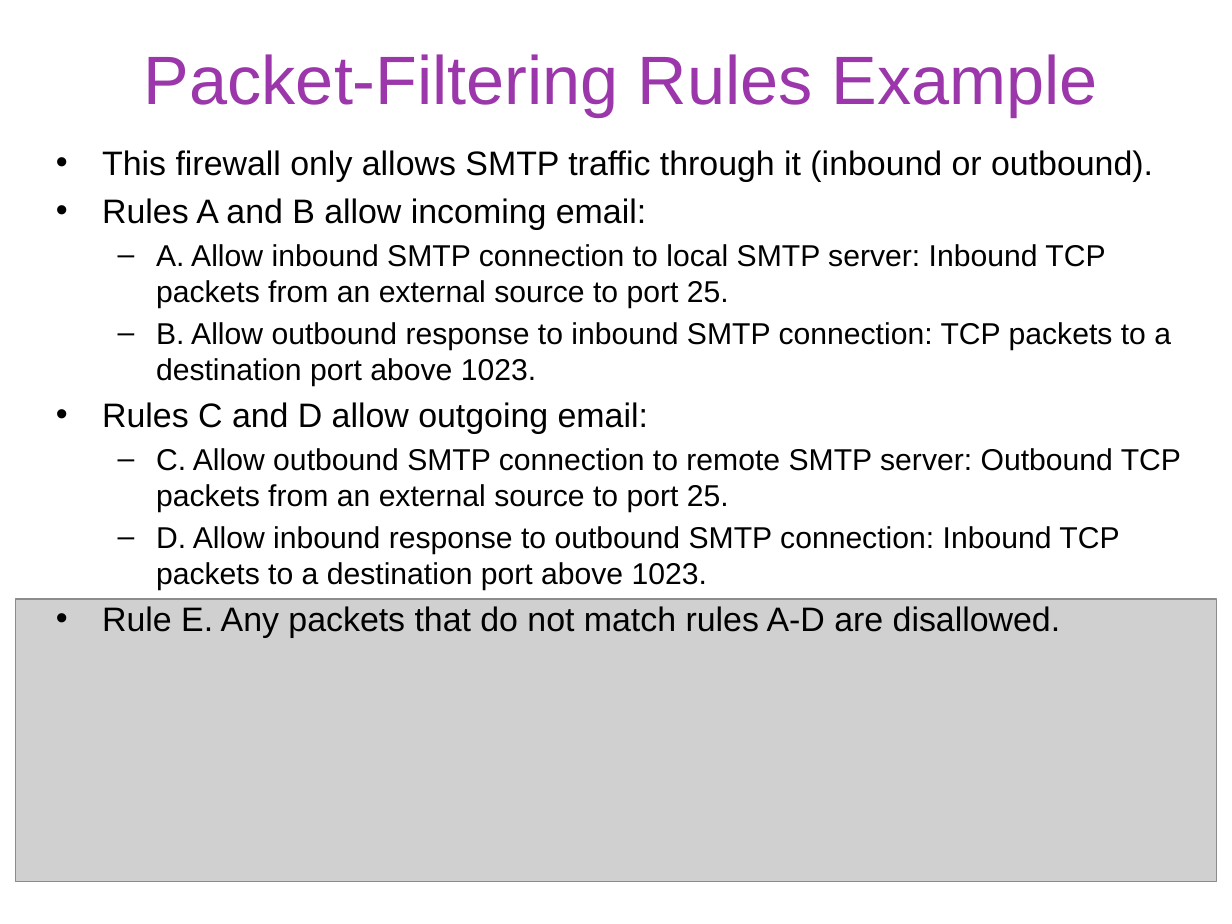
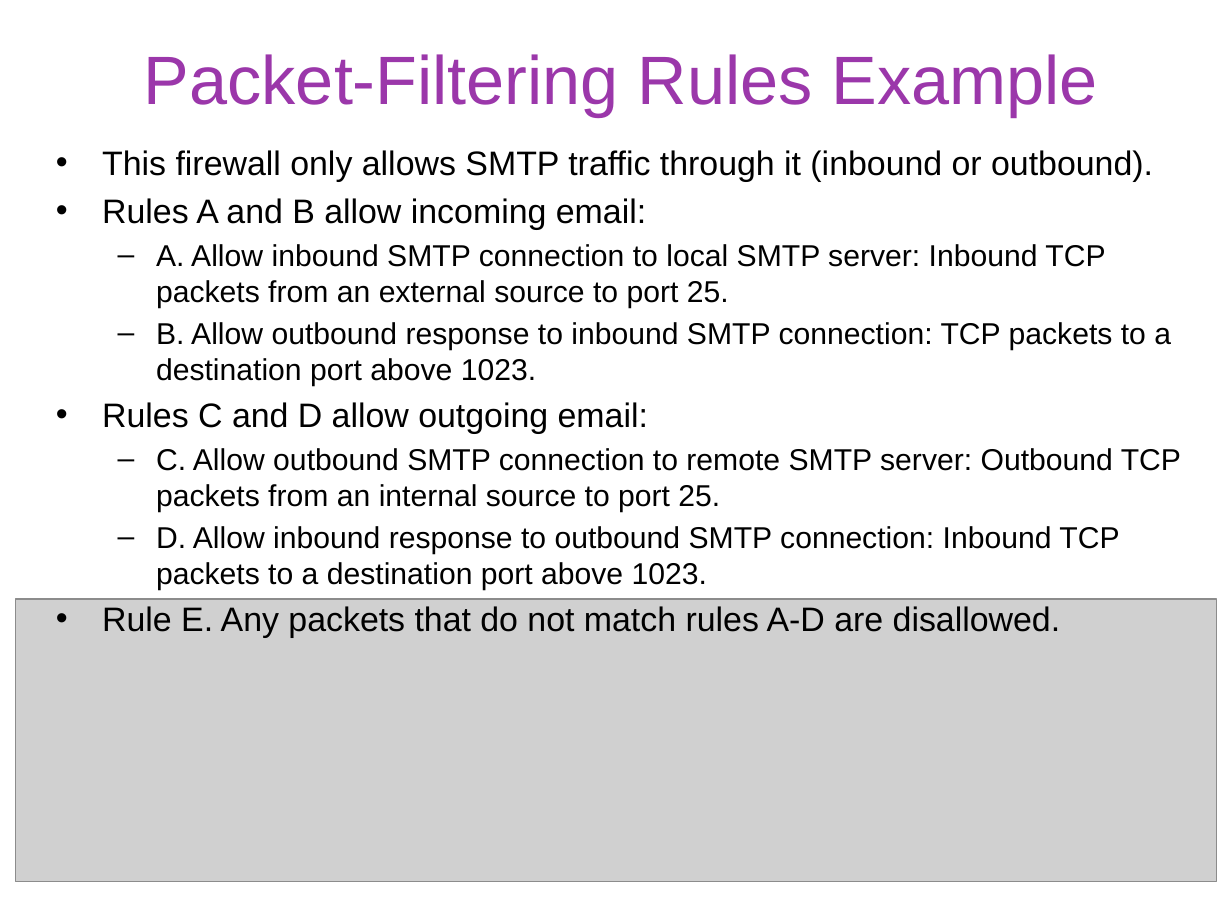
Before and after one commit to gulaoshi/gu.github.io, a slide deck: slide 11 of InfoSec/PPTs/L10-CH09-Firewalls and Intrusion Prevention.pptx. Drawn at 1232x924 pixels with LibreOffice and Linux fonts; fonts in the diff are those of the drawing; grey boxes stand for pictures. Boxes give left, top, right and bottom in pixels: in the first picture for what was removed or moved away, otherwise in the second. Text is boxed around its words. In the diff, an @@ line names an element or a change of style, - is before the commit and + after.

```diff
--- a/InfoSec/PPTs/L10-CH09-Firewalls and Intrusion Prevention.pptx
+++ b/InfoSec/PPTs/L10-CH09-Firewalls and Intrusion Prevention.pptx
@@ text at [156,448,1181,512]: text changed @@
-  – C. Allow outbound SMTP connection to remote SMTP server: Outbound TCP packets from an external source to port 25.
+  – C. Allow outbound SMTP connection to remote SMTP server: Outbound TCP packets from an internal source to port 25.
```
Also in this commit, not shown: 15 other slides changed, 4 other files.
